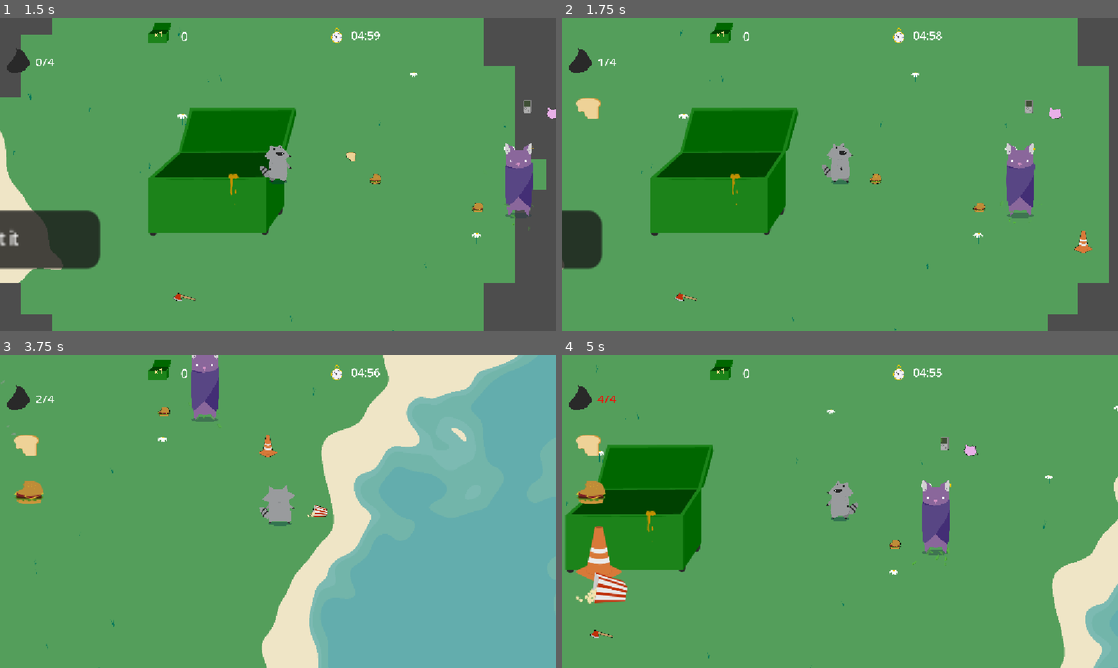
Above: before the commit, frames 1-4 (two rows, left to right).
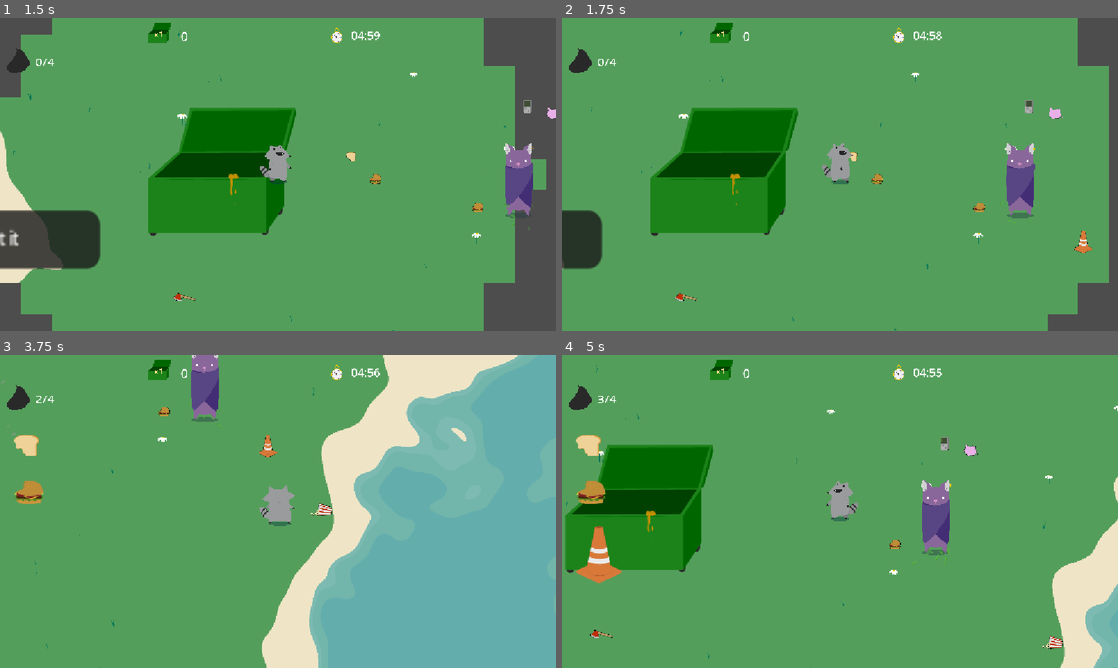
Above: after the commit, the same moments.

Repository: Lu-ni/upsi-jam-6
Game: Godot game, scene res://scenes/MainMenu.tscn
The game is run twice, just before and just after one commit, with the same random seed, the same clock (stepped at 60 frames per second) and the same inputs. The engine's default icon, where the game draws it, is replaced by a stand-in: a white triangle on a blue panel in a dark square. Sound files missing from this copy of the repository are replaced by a short silence.
Inputs (mouse positions are in pixels of both pictures, inside the frame that each line leads up to):
- Up to frame 1 (1.5 s): click "Play" at 0.5 s; tap Enter at 1.25 s; move the mouse to (400, 158) at 1.27 s; hold D (ui_right) from 1.28 s (still down); tap N (next_track) at 1.35 s
- Up to frame 2 (1.75 s): keep holding D (ui_right); tap Down (shop_buy) at 1.52 s
- Up to frame 3 (3.75 s): move the mouse to (166, 527) at 2.02 s; release D (ui_right) at 2.03 s; hold S (ui_down) 2.03-2.78 s; tap E (petals) at 2.1 s; tap Down (shop_buy) at 2.27 s; move the mouse to (333, 442) at 2.77 s; hold D (ui_right) 2.78-3.53 s; tap O at 2.85 s; move the mouse to (250, 574) at 3.52 s; hold W (ui_up) from 3.53 s (still down); tap P at 3.6 s
- Up to frame 4 (5 s): tap Down (shop_buy) at 3.77, 4.52 s; move the mouse to (1006, 558) at 4.27 s; release W (ui_up) at 4.28 s; hold A (ui_left) from 4.28 s (still down); tap X at 4.35 s

Frame 1 is identical in both runs. In frame 2, 0.3% of the frame differs, in the area x 2-58%, y 13-54%; in frame 3, 0.1%; in frame 4, 0.7%, in the area x 2-91%, y 13-94%.

Commit message:
Reduced attraction

Diff:
--- a/scenes/Drop.tscn
+++ b/scenes/Drop.tscn
@@ -10,7 +10,7 @@
 
 [node name="Drop" type="CharacterBody2D" unique_id=1198643905]
 script = ExtResource("1_21n5c")
-pickup_range = 100
+pickup_range = 40
 move_speed = 503
 
 [node name="Sprite2D" type="Sprite2D" parent="." unique_id=57519601]
